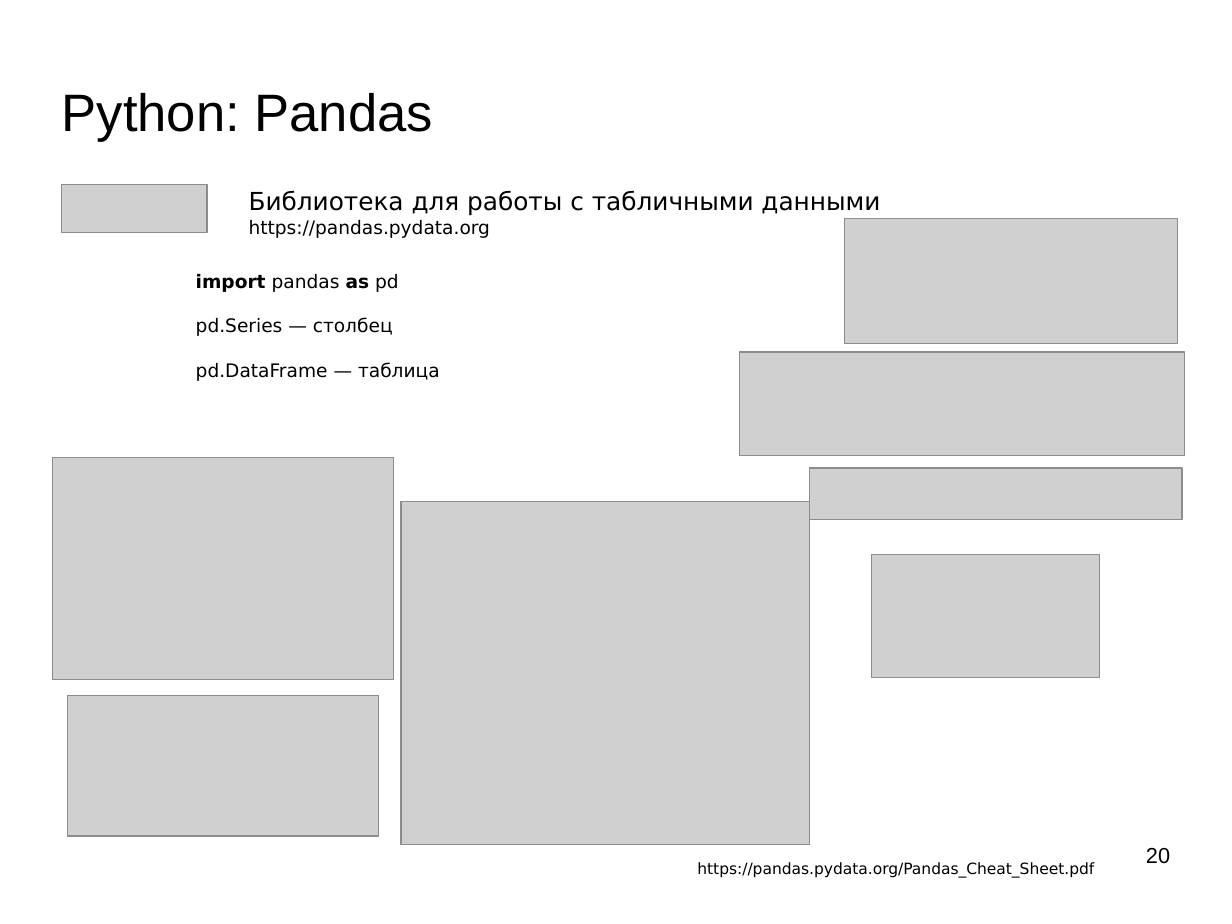
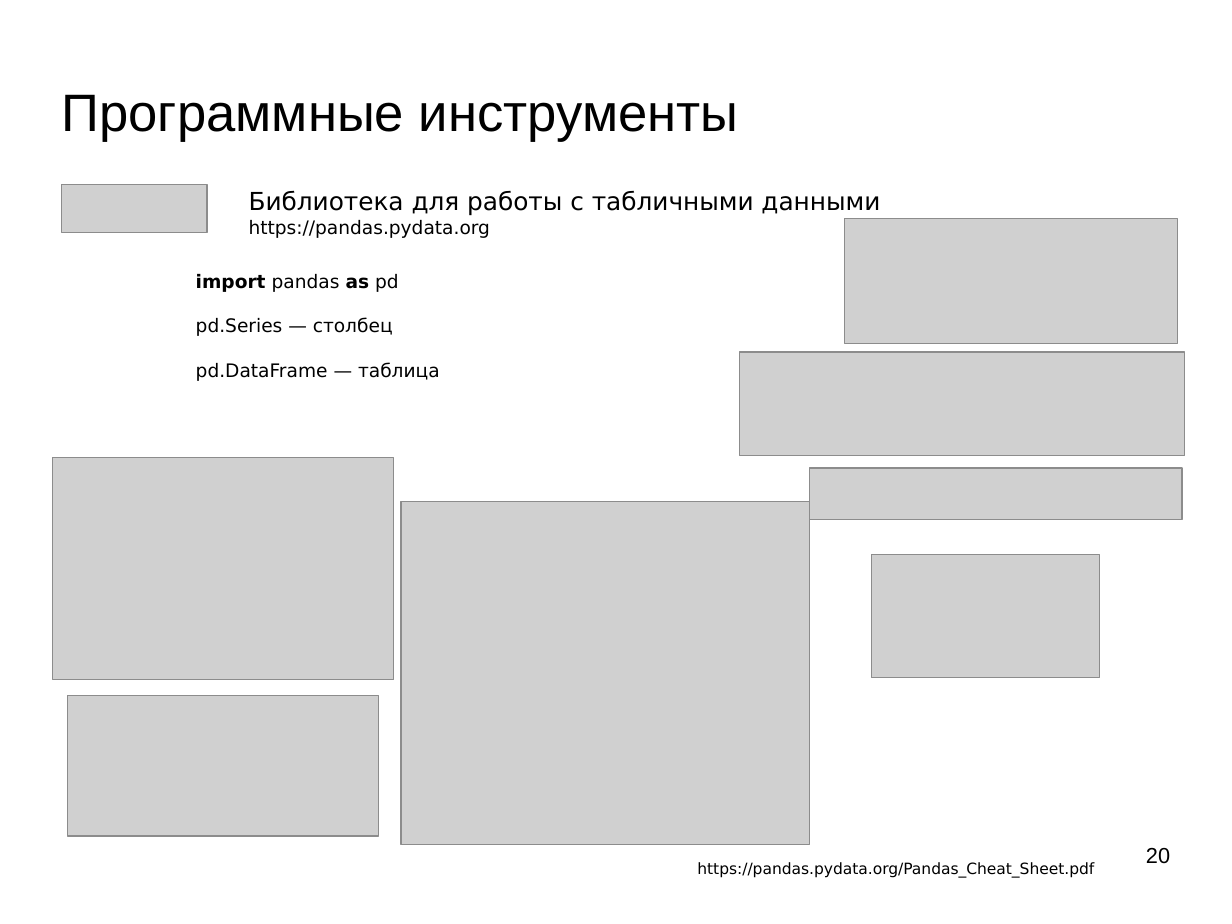
Before and after one commit to mechanoid5/ml_lectorium_2026_I, a slide deck: slide 20 of 04-eda.odp. Drawn at 1232x924 pixels with LibreOffice and Linux fonts; fonts in the diff are those of the drawing; grey boxes stand for pictures; background and template pictures are left out. Boxes give left, top, right and bottom in pixels: in the first picture for what was removed or moved away, otherwise in the second. Text is boxed around its words. In the diff, an @@ line names an element or a change of style, - is before the commit and + after.

```diff
--- a/04-eda.odp
+++ b/04-eda.odp
@@ title at (62,94,739,141): text changed @@
-Python: Pandas
+Программные инструменты
```
Also in this commit, not shown: 13 other slides changed, 2 other files.
